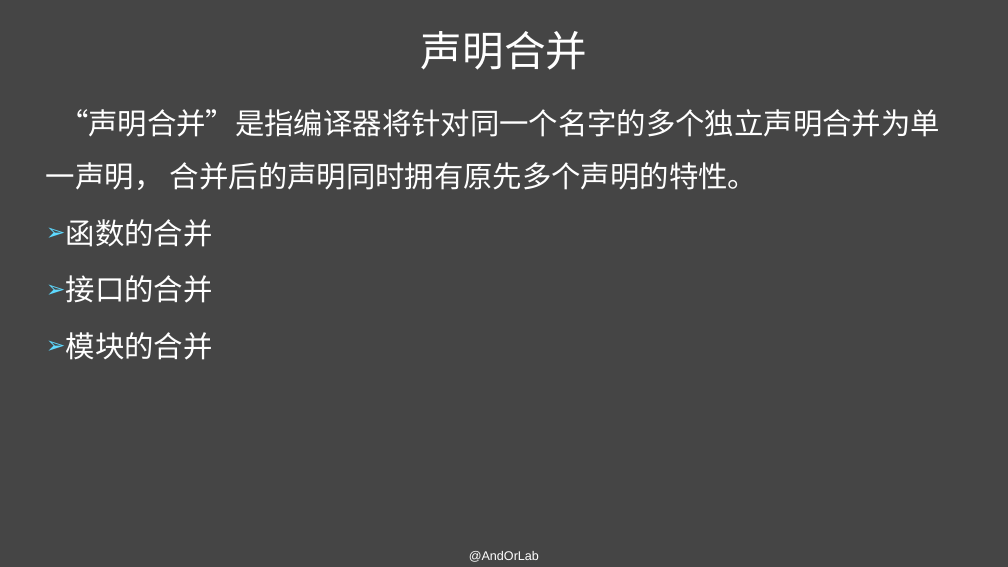
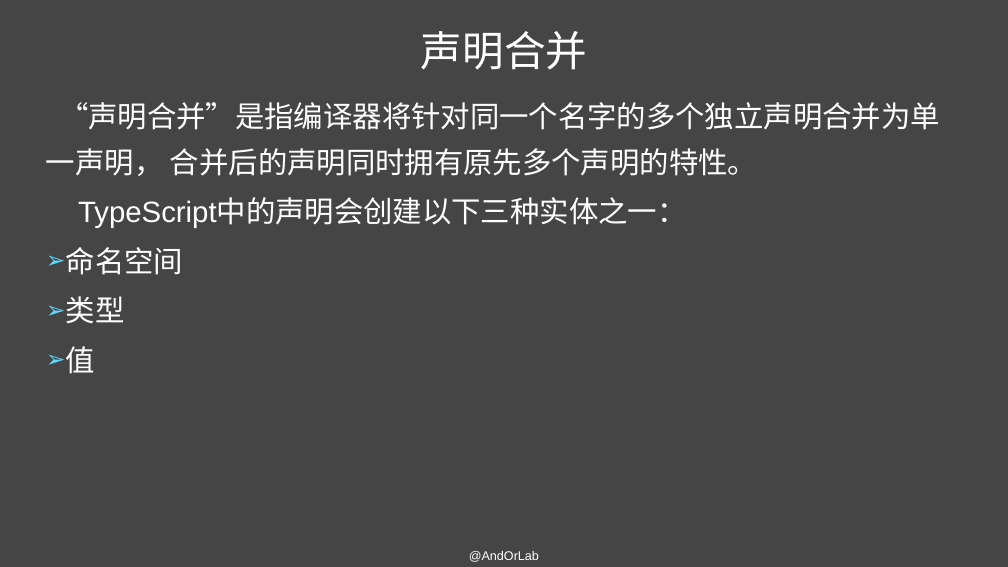
Before and after one commit to AndorLab/TodoList, a slide deck: slide 2 of contents/2018-12-19-吴叶芝/TypeScript系列分享(第四期).pptx. Drawn at 1008x567 pixels with LibreOffice and Linux fonts; fonts in the diff are those of the drawing. Boxes give left, top, right and bottom in pixels: in the first picture for what was removed or moved away, otherwise in the second. Text is boxed around its words. In the diff, an @@ line names an element or a change of style, - is before the commit and + after.

```diff
--- a/contents/2018-12-19-吴叶芝/TypeScript系列分享(第四期).pptx
+++ b/contents/2018-12-19-吴叶芝/TypeScript系列分享(第四期).pptx
@@ text at (46,102,940,176): line spacing 1.5 to 1.3 @@
@@ text at (66,199,686,374): text changed @@
-➢ 函数的合并
-➢ 接口的合并
-➢ 模块的合并
+TypeScript中的声明会创建以下三种实体之一：
+➢ 命名空间
+➢ 类型
+➢ 值
```
Also in this commit, not shown: 1 other slide changed.
